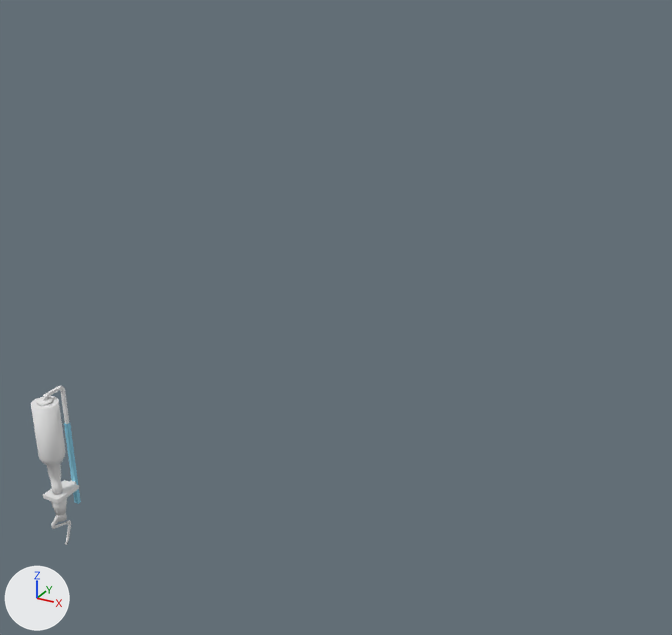
The Blender file cad/lib/optic.blend, before and after one commit.
One viewpoint serves both versions: a 50 mm camera at (1.918, -1.701, 2.038) aimed at (0.857, 0.228, 1.074). Every picture has the same lights, and +X, +Y and +Z are marked at lower left.
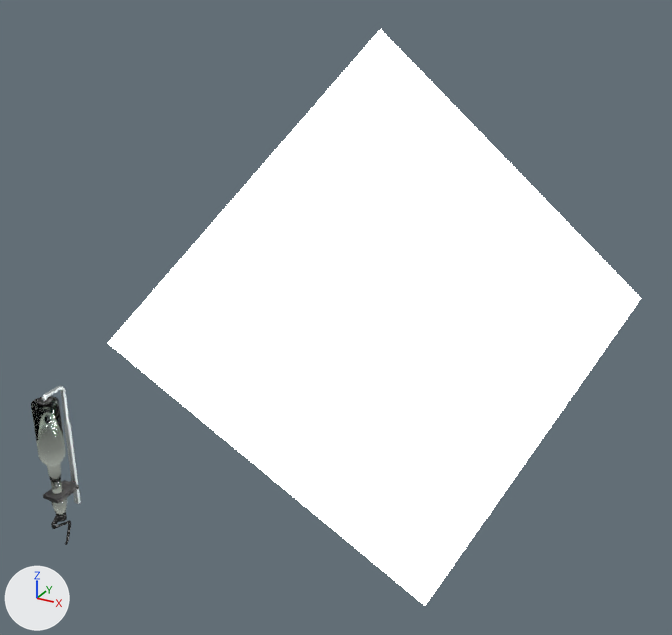
Pixel boxes (x1, y1, x2, y2) of what changed, in the pictures (672 x 635 px):
```json
{"object": "Plane", "change": "added", "after": [108, 29, 641, 606]}
{"object": "Cylinder.001", "change": "recoloured", "before": [31, 396, 66, 495], "after": [31, 396, 66, 495]}
{"object": "Cube.001", "change": "recoloured", "before": [43, 480, 79, 504], "after": [43, 480, 79, 504], "on screen": "white to grey"}
```

Edits to the scene script, one JSON object a line:
```json
{"op": "add", "block": "mat_clear_glass", "code": ["mat_clear_glass = bpy.data.materials.new('clear glass')", "# nodes: BsdfGlass, BsdfTransparent, LightPath, MixShader, OutputMaterial", "# colours: white #fbfff9"]}
{"op": "add", "block": "mat_black_plastic", "code": ["mat_black_plastic = bpy.data.materials.new('Black plastic')", "# nodes: BsdfAnisotropic, BsdfDiffuse, MixShader, OutputMaterial", "# colours: black #353535, grey #727272"]}
{"op": "add", "block": "mat_light", "code": ["mat_light = emission_material('Light')", "mat_light.base_color = (0.8, 0.8, 0.8)  # white #e7e7e7", "mat_light.strength = 20.0"]}
{"block": "me_cube_002", "where": "me_cube_002.from_pydata(...)  # 8 vertices, 6 faces; spans x -1.0..1.0, y -2.0..0.0, z 0.0..2.0"}
{"op": "add", "block": "me_cube_002", "code": "me_cube_002.materials.append(mat_black_plastic)"}
{"block": "me_cylinder_001", "where": "me_cylinder_001.from_pydata(...)  # 264 vertices, 242 faces; spans x -0.038..0.037, y -0.037..0.038, z -0.296..0.0"}
{"op": "add", "block": "me_cylinder_001", "code": "me_cylinder_001.materials.append(mat_clear_glass)"}
{"op": "add", "block": "me_plane", "code": ["me_plane = bpy.data.meshes.new('Plane')", "me_plane.from_pydata([(1.0, -1.0, 0.0), (-1.0, -1.0, 0.0), (1.0, 1.0, 0.0), (-1.0, 1.0, 0.0)], [], [(1, 0, 2, 3)])", "me_plane.materials.append(mat_light)  # white #e7e7e7"]}
{"op": "add", "block": "ob_plane", "code": ["ob_plane = bpy.data.objects.new('Plane', me_plane)", "ob_plane.location = (1.07, 0.173, 1.137)", "ob_plane.rotation_euler = (0.991, 0.771, 0.457)  # degrees (57, 44, 26)", "ob_plane.scale = (0.491, 0.491, 0.491)"]}
```
